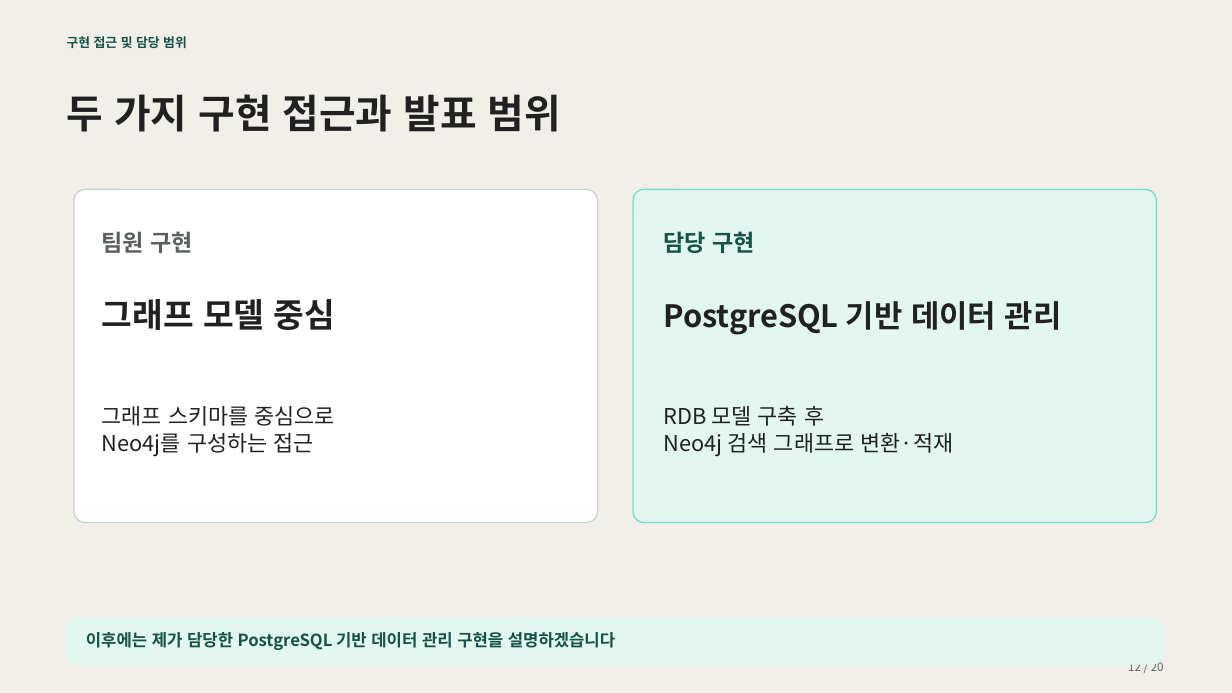
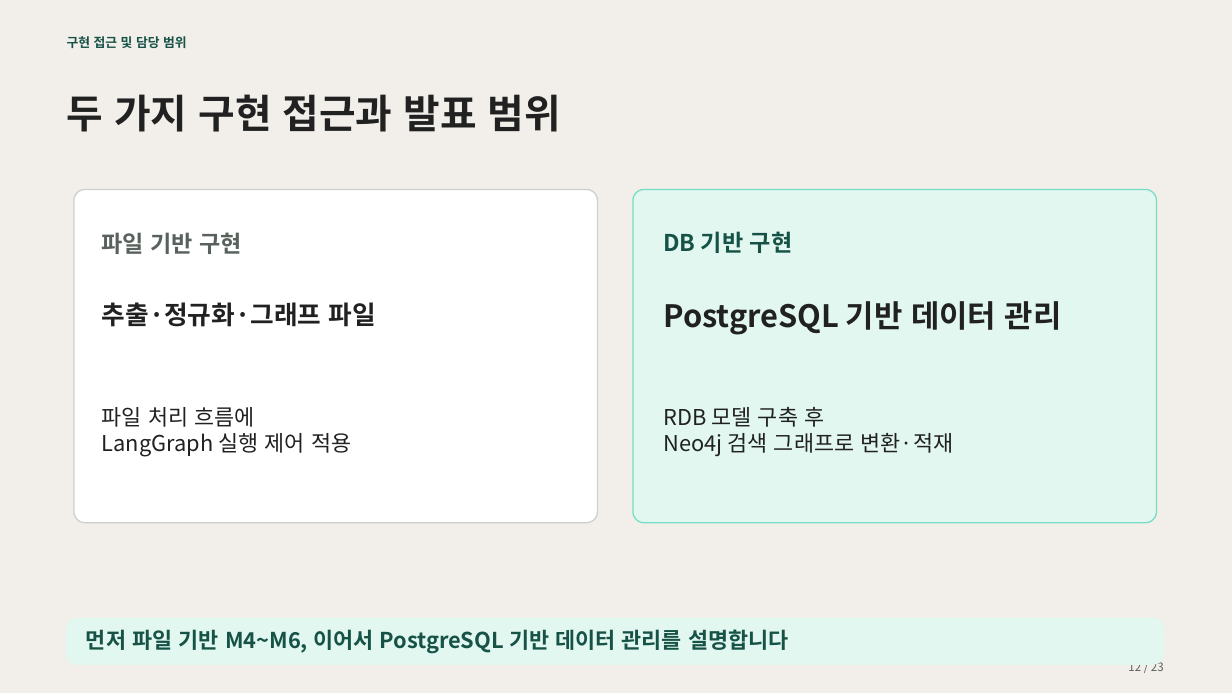
Before and after one commit to encore-ai-campus/mle-02-p2-team3, a slide deck: slide 12 of src/card_benefit/docs/presentation/카드혜택_GraphRAG_최종_20장_검색과근거조회설명추가.pptx. Drawn at 1232x693 pixels with LibreOffice and Linux fonts; fonts in the diff are those of the drawing. Boxes give left, top, right and bottom in pixels: in the first picture for what was removed or moved away, otherwise in the second. Text is boxed around its words. In the diff, an @@ line names an element or a change of style, - is before the commit and + after.

```diff
--- a/src/card_benefit/docs/presentation/카드혜택_GraphRAG_최종_20장_검색과근거조회설명추가.pptx
+++ b/src/card_benefit/docs/presentation/카드혜택_GraphRAG_최종_20장_검색과근거조회설명추가.pptx
@@ text at box(102, 232, 242, 254): text changed @@
-팀원 구현
+파일 기반 구현
@@ text at box(663, 231, 792, 253): text changed @@
-담당 구현
+DB 기반 구현
@@ text at box(102, 302, 376, 327): text changed; size 26 to 20 pt @@
-그래프 모델 중심
+추출·정규화·그래프 파일
@@ text at box(102, 407, 351, 457): text changed @@
-그래프 스키마를 중심으로
-Neo4j를 구성하는 접근
+파일 처리 흐름에
+LangGraph 실행 제어 적용
@@ text at box(86, 629, 788, 654): text changed; size 13 to 17 pt @@
-이후에는 제가 담당한 PostgreSQL 기반 데이터 관리 구현을 설명하겠습니다
+먼저 파일 기반 M4~M6, 이어서 PostgreSQL 기반 데이터 관리를 설명합니다
@@ text at box(1128, 662, 1164, 671): text changed @@
-12 / 20
+12 / 23
```
Also in this commit, not shown: 5 other slides changed, 4 slides added.
